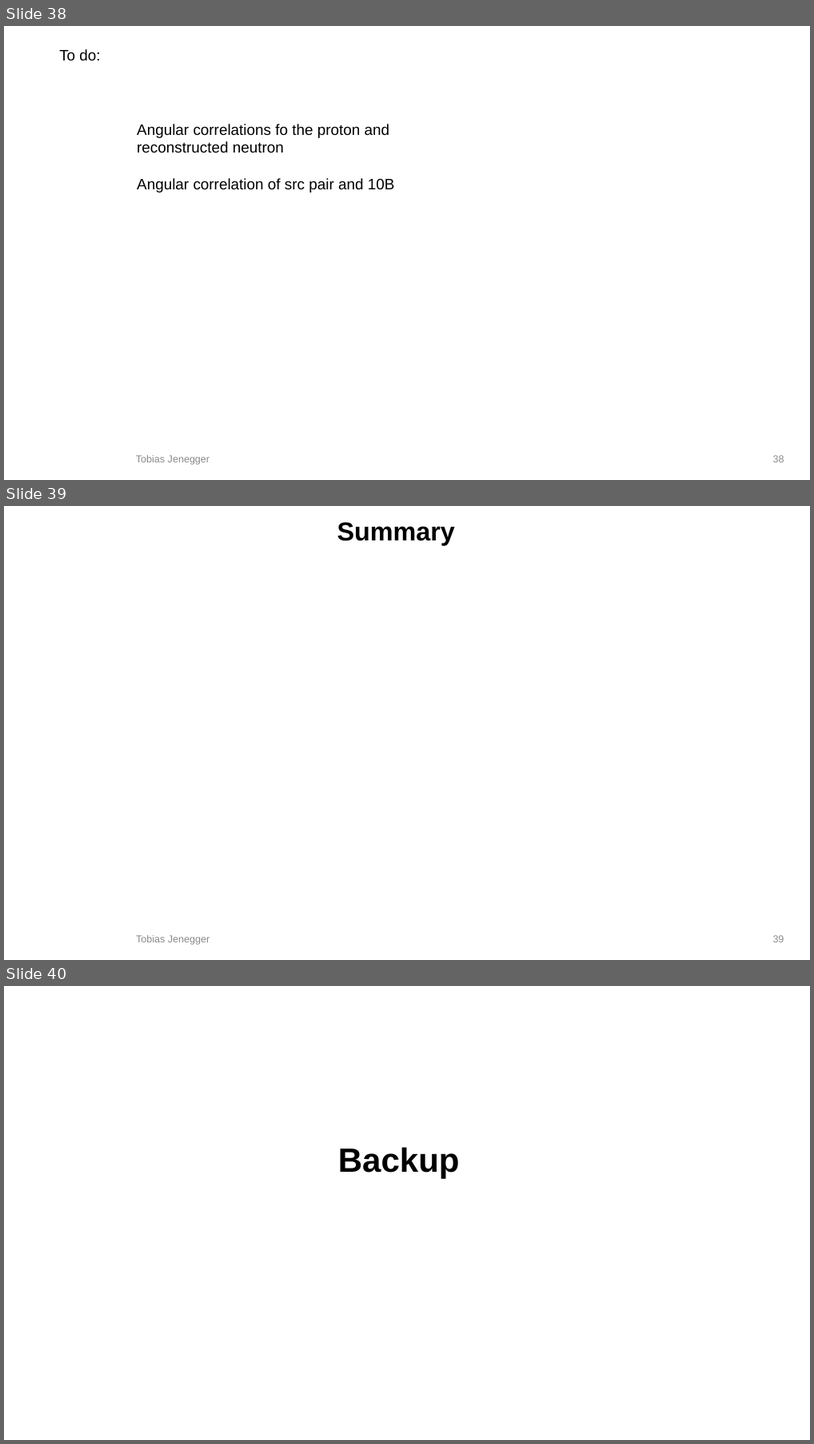
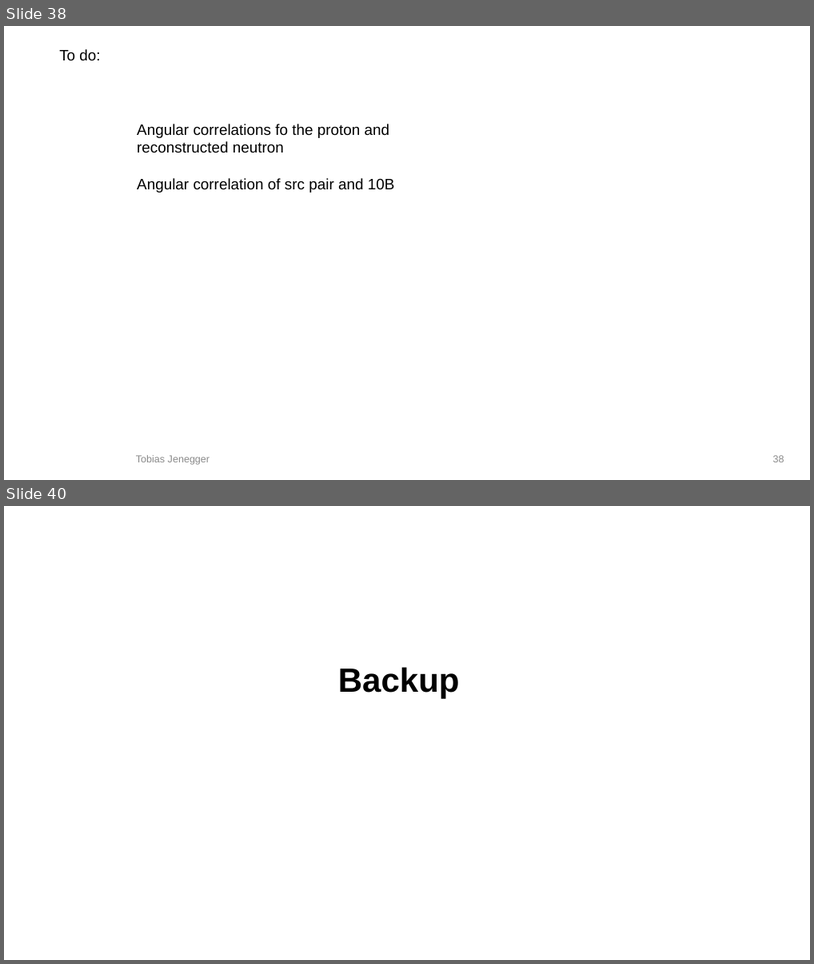
Before and after one commit to jenegger/2021_psi_pres, a slide deck: analysis.odp. Shown one above the other, each under a label of ours: slides 38, 39 and 40 before the commit, slides 38 and 40 after it; the slides between them are not shown. The pictures are 814x1444 and 814x964 pixels, drawn with LibreOffice and Linux fonts; fonts in the diff are those of the drawing; background and template pictures are left out. Boxes give left, top, right and bottom in pixels: in the first picture for what was removed or moved away, otherwise in the second. Text is boxed around its words. In the diff, an @@ line names an element or a change of style, - is before the commit and + after.

```diff
--- a/analysis.odp
+++ b/analysis.odp
@@ slide 39 removed at (x1=4, y1=506, x2=810, y2=960), background #FFFFFF @@
@@ title removed at (x1=338, y1=522, x2=455, y2=545) @@
-Summary
@@ ellipse removed at (x1=755, y1=624, x2=763, y2=632) @@
@@ ellipse removed at (x1=757, y1=632, x2=766, y2=640) @@
@@ text removed at (x1=136, y1=935, x2=210, y2=944) @@
-Tobias Jenegger
@@ page number removed at (x1=774, y1=935, x2=785, y2=942) @@
-39
```
Also in this commit, not shown: 11 slides changed, 1 slide added, 2 other files.
